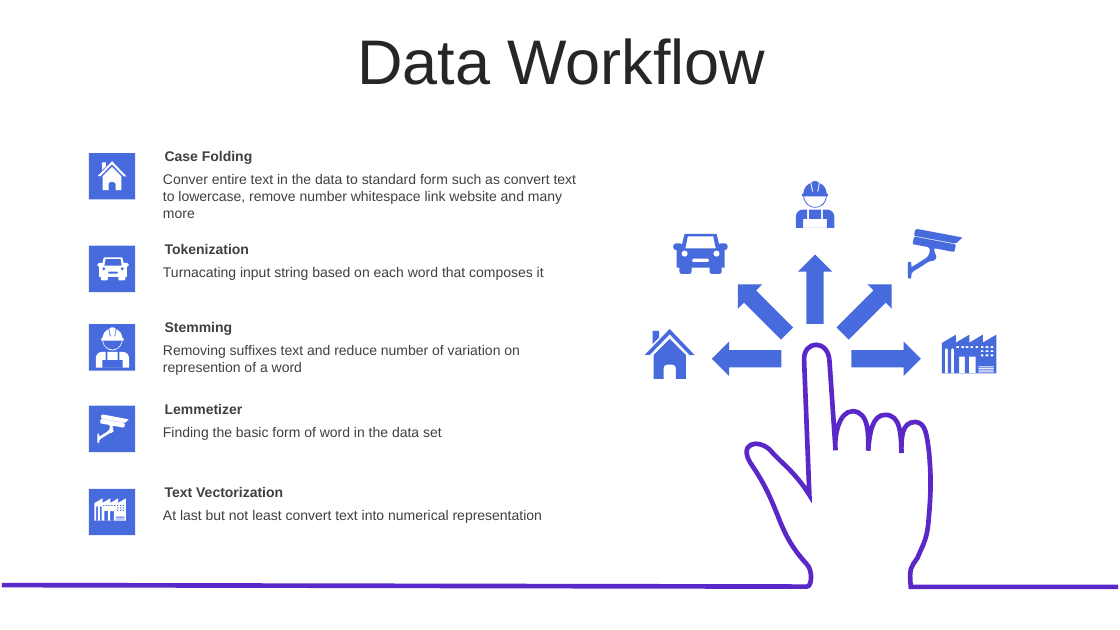
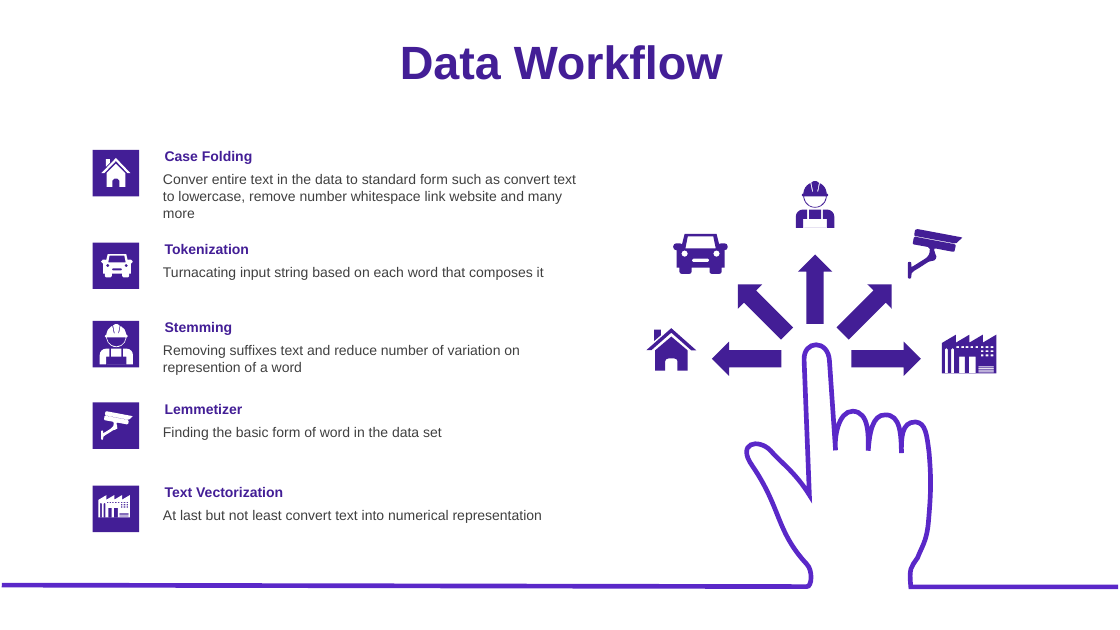
Before and after one commit to ds-dti/DS01_01_Social-Media-Suicide-Indication-Detection, a slide deck: slide 9 of PPT v2.pptx (slide 11 before the commit). Drawn at 1120x630 pixels with LibreOffice and Linux fonts; fonts in the diff are those of the drawing. Boxes give left, top, right and bottom in pixels: in the first picture for what was removed or moved away, otherwise in the second. Text is boxed around its words. In the diff, an @@ line names an element or a change of style, - is before the commit and + after.

```diff
--- a/PPT v2.pptx
+++ b/PPT v2.pptx
@@ text "Data Workflow" at bbox=[400, 45, 723, 80]: size 54 to 40 pt, text colour #262626 to #431E96, bold on @@
@@ freeform shape: place and size @@
-freeform shape at bbox=[97, 257, 129, 281]
+freeform shape at bbox=[101, 255, 133, 278]
@@ fill #476ADD to #431E96 in 15 elements at bbox=[798, 255, 833, 324], bbox=[831, 272, 904, 346], bbox=[852, 342, 922, 376], bbox=[726, 272, 799, 346], bbox=[712, 342, 781, 376], bbox=[674, 234, 728, 274], bbox=[908, 229, 963, 279], bbox=[942, 334, 996, 373], bbox=[796, 181, 834, 229], bbox=[92, 150, 139, 196], bbox=[92, 243, 139, 289], bbox=[92, 321, 139, 367], bbox=[92, 402, 139, 449], bbox=[92, 486, 139, 532], bbox=[646, 329, 697, 371] @@
@@ freeform shape: place and size @@
-freeform shape at bbox=[644, 329, 695, 379]
+freeform shape at bbox=[646, 329, 697, 371]
@@ freeform shape: place and size @@
-freeform shape at bbox=[97, 414, 129, 443]
+freeform shape at bbox=[101, 412, 133, 440]
@@ 5 rectangles, 3 freeform shapes: place and size @@
-5 rectangles, 3 freeform shapes at bbox=[89, 153, 135, 535]
+5 rectangles, 3 freeform shapes at bbox=[92, 150, 139, 532]
@@ text colour #404040 to #431E96 in 5 elements at bbox=[165, 151, 252, 164], bbox=[165, 244, 249, 254], bbox=[165, 322, 233, 335], bbox=[165, 404, 243, 414], bbox=[165, 487, 283, 497] @@
```
Also in this commit, not shown: 7 other slides changed, 5 slides added, 31 slides removed.
